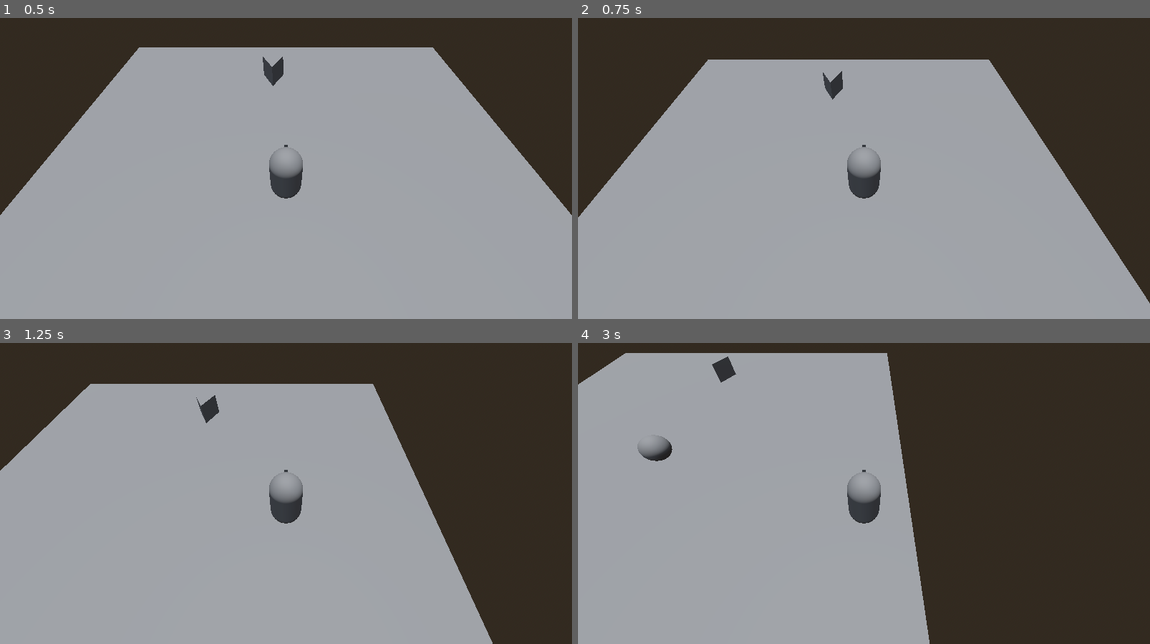
Above: before the commit, frames 1-4 (two rows, left to right).
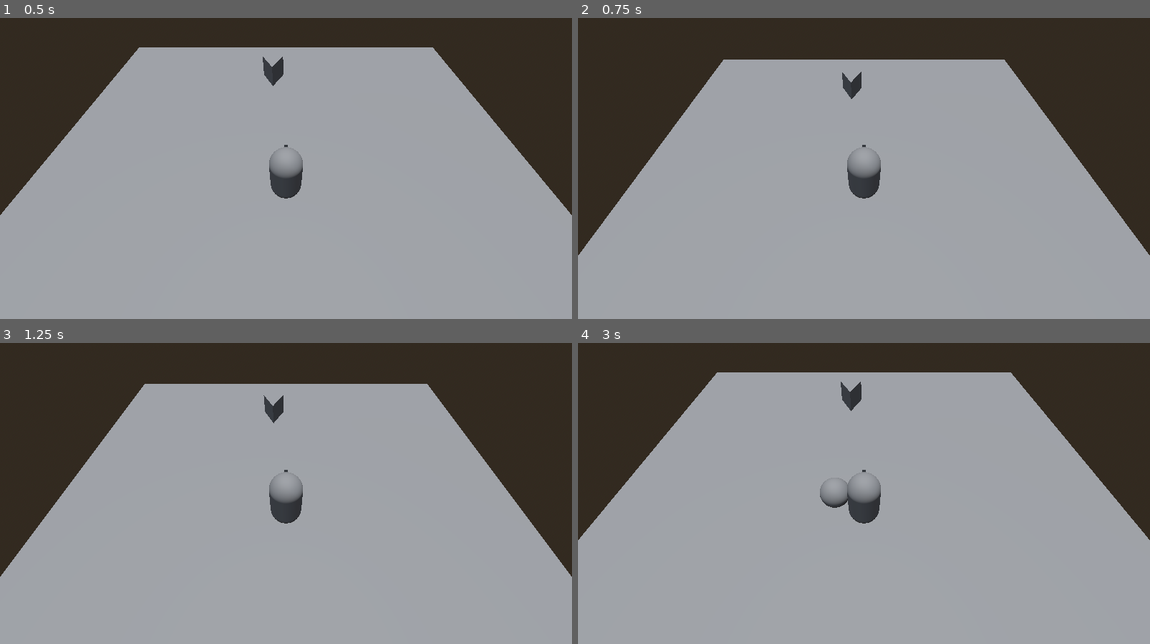
Above: after the commit, the same moments.

Repository: Puppyguarb/MetroidVaniaProjekt
Game: Godot game, scene res://Mane.tscn
The game is run twice, just before and just after one commit, with the same random seed, the same clock (stepped at 60 frames per second) and the same inputs.
Inputs (mouse positions are in pixels of both pictures, inside the frame that each line leads up to):
- Up to frame 1 (0.5 s): no input
- Up to frame 2 (0.75 s): tap Enter (ui_accept) at 0.5 s; move the mouse to (989, 141) at 0.52 s; hold Right (ui_right) from 0.53 s (still down); hold Shift (Dodge, bound only after the commit) from 0.53 s (still down)
- Up to frame 3 (1.25 s): keep holding Right (ui_right); keep holding Shift (Dodge, bound only after the commit); tap Enter (ui_accept) at 0.77 s
- Up to frame 4 (3 s): move the mouse to (749, 499) at 1.27 s; release Right (ui_right) at 1.28 s; release Shift (Dodge, bound only after the commit) at 1.28 s; hold Down (ui_down) 1.28-2.03 s; tap Shift (Dodge, bound only after the commit) at 1.35, 2.85 s; tap Enter (ui_accept) at 1.52 s; move the mouse to (921, 412) at 2.02 s; hold Right (ui_right) 2.03-2.78 s; hold Shift (Dodge, bound only after the commit) 2.03-2.78 s; move the mouse to (835, 547) at 2.77 s; hold Up (ui_up) from 2.78 s (still down)

Frame 1 is identical in both runs. In frame 2, 5.8% of the frame differs, in the area x 0-100%, y 13-95%; in frame 3, 19%; in frame 4, 42%, in the area x 0-100%, y 3-100%.

Commit message:
Added Dodge

Diff:
--- a/character_body_3d.gd
+++ b/character_body_3d.gd
@@ -1,10 +1,27 @@
 extends CharacterBody3D
 
+var is_immune = false
+var immune_time = 0.0
+var dodge_cooldown = 0.0
+var default_dodge_cooldown = 2.0
 
 const SPEED = 5.0
 const JUMP_VELOCITY = 4.5
+var dodge_speed = 1
+
 
 @onready var camera = $Node3D/Camera3D
+
+func dodge():
+	if dodge_cooldown > 0:
+		return
+	dodge_cooldown = default_dodge_cooldown
+	dodge_speed = 3
+	await get_tree().create_timer(0.5).timeout
+	dodge_speed = 1
+func _input(event: InputEvent) -> void:
+	if Input.is_action_pressed("Dodge"):
+		dodge()
 
 func _physics_process(delta: float) -> void:
 	# Add the gravity.
@@ -17,15 +34,15 @@
 
 	# Get the input direction and handle the movement/deceleration.
 	# As good practice, you should replace UI actions with custom gameplay actions.
-	var input_dir := Input.get_vector("ui_left", "ui_right", "ui_up", "ui_down")
+	var input_dir := Input.get_vector("Left", "Right", "Forward", "Backward")
 	var direction := (transform.basis * Vector3(input_dir.x, 0, input_dir.y)).normalized()
 	if direction:
-		velocity.x = direction.x * SPEED
-		velocity.z = direction.z * SPEED
+		velocity.x = direction.x * SPEED * dodge_speed
+		velocity.z = direction.z * SPEED * dodge_speed
 	else:
 		velocity.x = move_toward(velocity.x, 0, SPEED)
 		velocity.z = move_toward(velocity.z, 0, SPEED)
-
+	dodge_cooldown -= delta
 	move_and_slide()
 
 
--- a/project.godot
+++ b/project.godot
@@ -25,6 +25,39 @@
 "res://Terrain/": "blue"
 }
 
+[input]
+
+Forward={
+"deadzone": 0.5,
+"events": [Object(InputEventKey,"resource_local_to_scene":false,"resource_name":"","device":-1,"window_id":0,"alt_pressed":false,"shift_pressed":false,"ctrl_pressed":false,"meta_pressed":false,"pressed":false,"keycode":0,"physical_keycode":87,"key_label":0,"unicode":119,"location":0,"echo":false,"script":null)
+]
+}
+Left={
+"deadzone": 0.5,
+"events": [Object(InputEventKey,"resource_local_to_scene":false,"resource_name":"","device":-1,"window_id":0,"alt_pressed":false,"shift_pressed":false,"ctrl_pressed":false,"meta_pressed":false,"pressed":false,"keycode":0,"physical_keycode":65,"key_label":0,"unicode":97,"location":0,"echo":false,"script":null)
+]
+}
+Right={
+"deadzone": 0.5,
+"events": [Object(InputEventKey,"resource_local_to_scene":false,"resource_name":"","device":-1,"window_id":0,"alt_pressed":false,"shift_pressed":false,"ctrl_pressed":false,"meta_pressed":false,"pressed":false,"keycode":0,"physical_keycode":68,"key_label":0,"unicode":100,"location":0,"echo":false,"script":null)
+]
+}
+Backward={
+"deadzone": 0.5,
+"events": [Object(InputEventKey,"resource_local_to_scene":false,"resource_name":"","device":-1,"window_id":0,"alt_pressed":false,"shift_pressed":false,"ctrl_pressed":false,"meta_pressed":false,"pressed":false,"keycode":0,"physical_keycode":83,"key_label":0,"unicode":115,"location":0,"echo":false,"script":null)
+]
+}
+Dodge={
+"deadzone": 0.5,
+"events": [Object(InputEventKey,"resource_local_to_scene":false,"resource_name":"","device":-1,"window_id":0,"alt_pressed":false,"shift_pressed":false,"ctrl_pressed":false,"meta_pressed":false,"pressed":false,"keycode":0,"physical_keycode":4194325,"key_label":0,"unicode":0,"location":0,"echo":false,"script":null)
+]
+}
+Jump={
+"deadzone": 0.5,
+"events": [Object(InputEventKey,"resource_local_to_scene":false,"resource_name":"","device":-1,"window_id":0,"alt_pressed":false,"shift_pressed":false,"ctrl_pressed":false,"meta_pressed":false,"pressed":false,"keycode":0,"physical_keycode":32,"key_label":0,"unicode":32,"location":0,"echo":false,"script":null)
+]
+}
+
 [rendering]
 
 renderer/rendering_method="gl_compatibility"
